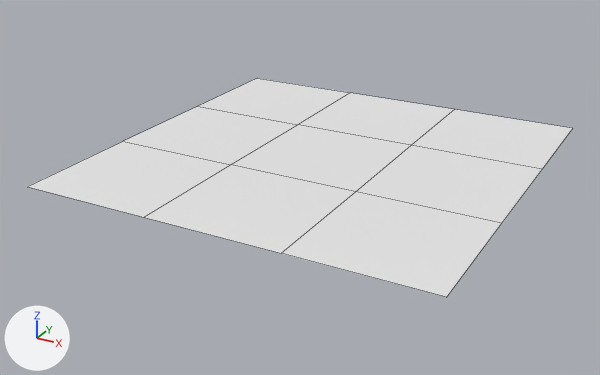
What one commit did to the FBX model Assets/_game/RoomSet/Floor.fbx.
Before and after are seen from a camera (50 mm lens) standing at (3.34, -6.54, 2.88) and looking at (-0.14, -0.22, -0.28). The lights are fixed; the arrows at lower left show +X, +Y and +Z. Mesh edges are drawn as thin lines. Where no turn or scale is listed for an object, it has been applied to the vertices.

In view in the first picture: 'FloorPlane'.
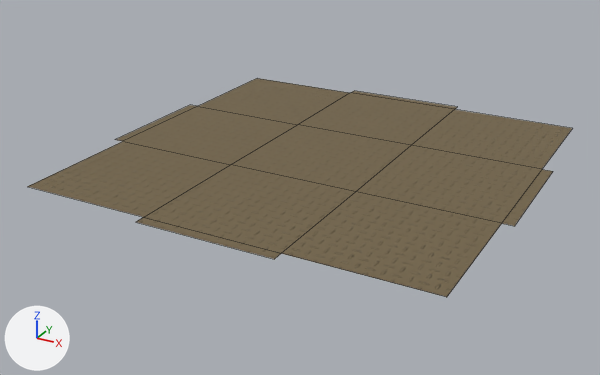
What changed in the scene script:
```text
Add img_durbarplatenorm_png:
    img_durbarplatenorm_png = load_image('DurbarPlateNorm.png', 'Texture/DurbarPlateNorm.png', 1024, 1024, 'Non-Color')
Add mat_copperfloor:
    mat_copperfloor = bpy.data.materials.new('CopperFloor')
    # colours: brown #736548
    # uses the picture img_durbarplatenorm_png
Change me_plane_008:
    used by ob_floorplane; location = (0.0, 0.0, 0.0)
    verts and faces of me_plane_008; kept vertices keep their numbers, new ones are numbered from 16
    before: 4 (-1.9, 0.63, 0.0) at pixel (197, 106), 5 (-1.9, -0.63, 0.0) at pixel (122, 141)
    before: 6 (1.9, -0.63, 0.0) at pixel (501, 223), 7 (1.9, 0.63, 0.0) at pixel (542, 169)
    before: 8 (-0.63, -1.9, 0.0) at pixel (143, 217), 9 (0.63, -1.9, 0.0) at pixel (281, 253)
    before: 10 (0.63, 1.9, 0.0) at pixel (454, 109), 11 (-0.63, 1.9, 0.0) at pixel (350, 92)
    remove me_plane_008.from_pydata(...)  # 16 vertices, 9 faces; spans x -1.9..1.9, y -1.9..1.9, z 0.0
    add me_plane_008.from_pydata(...)  # 24 vertices, 13 faces; spans x -2.0..2.0, y -2.0..2.0, z 0.0
    me_plane_008 part 1
    add verts[20] = (-2.0, 0.63, 0.0)  # pixel (190, 104)
    add verts[21] = (-2.0, -0.63, 0.0)  # pixel (114, 139)
    add faces += [(4, 20, 21, 5)]
    me_plane_008 part 2
    add verts[22] = (2.0, -0.63, 0.0)  # pixel (514, 226)
    add verts[23] = (2.0, 0.63, 0.0)  # pixel (553, 171)
    add faces += [(6, 22, 23, 7)]
    me_plane_008 part 3
    add verts[18] = (-0.63, -2.0, 0.0)  # pixel (135, 222)
    add verts[19] = (0.63, -2.0, 0.0)  # pixel (274, 259)
    add faces += [(8, 18, 19, 9)]
    me_plane_008 part 4
    add verts[16] = (0.63, 2.0, 0.0)  # pixel (457, 106)
    add verts[17] = (-0.63, 2.0, 0.0)  # pixel (354, 90)
    add faces += [(10, 16, 17, 11)]
    me_plane_008 part 5: 9 faces spanning x -1.9..1.9, y -1.9..1.9, z 0.0 switch from mat_floormat (white #e7e7e7) to mat_copperfloor
```

Changed parts and their boxes [x1, y1, x2, y2] in the pictures (600 x 375 px):
part 1 of me_plane_008, added: after [116, 105, 197, 141]
part 2 of me_plane_008, added (brown): after [503, 169, 553, 226]
part 3 of me_plane_008, added (brown): after [136, 217, 281, 259]
part 4 of me_plane_008, added: after [351, 91, 457, 109]
part 5 of me_plane_008, recoloured (white to brown): [27, 78, 573, 297] in both
